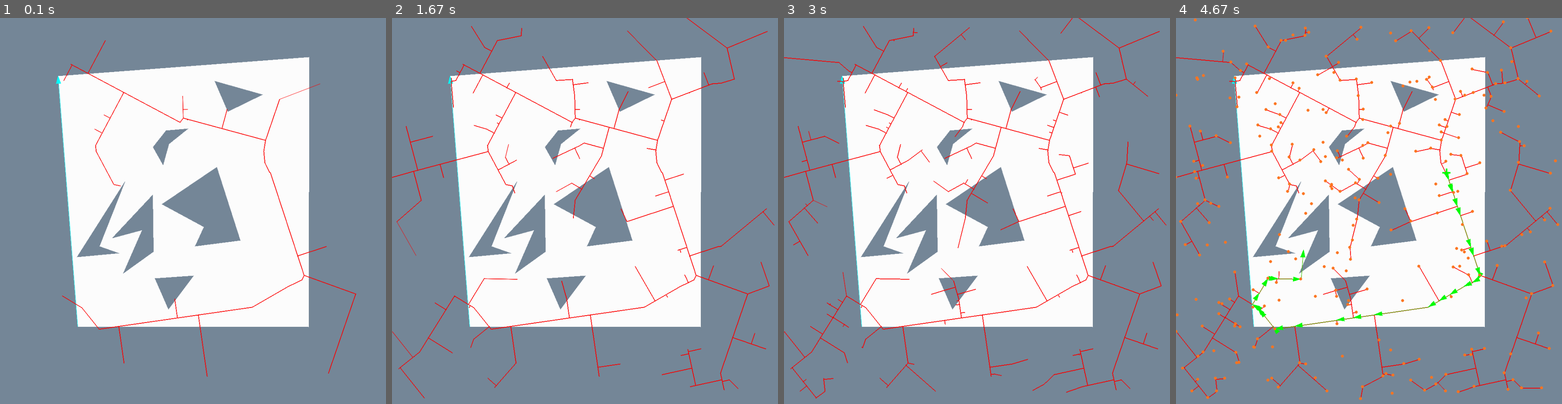
Above: before the commit, frames 1-4 (left to right).
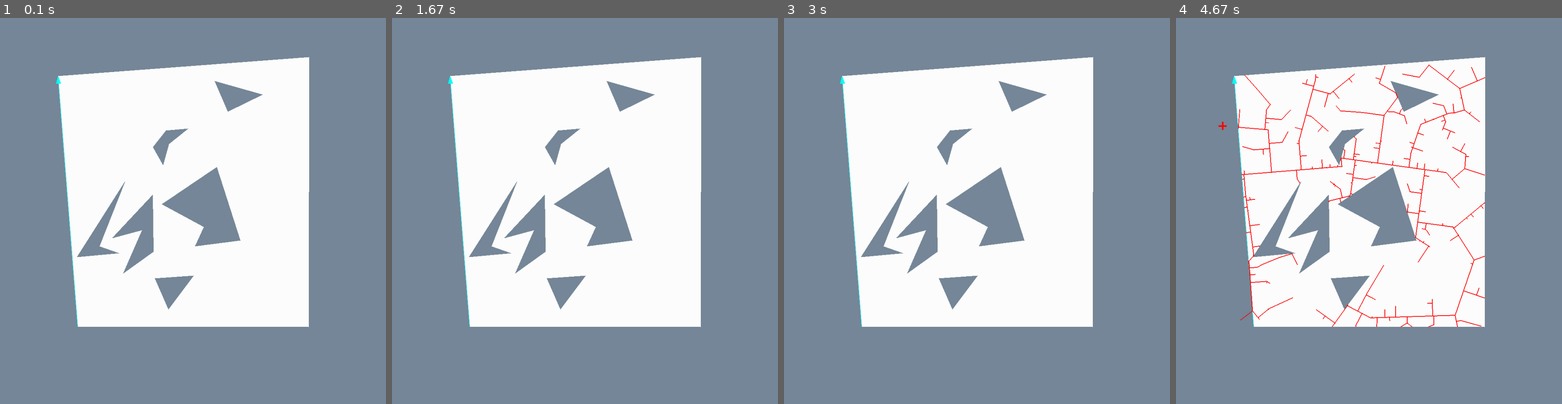
Above: after the commit, the same moments.

Repository: DoYouEvenStackSmash/planning-algorithms-exercises
Game: pygame game, started from src/ch5/random-dense-tree/tree_test.py
Two runs of this game, one before a commit and one after it. Both use one fixed random seed, a clock stepped at 60 frames per second and the inputs below.
Inputs (mouse positions are in pixels of both pictures, inside the frame that each line leads up to):
- Up to frame 1 (0.1 s): no input
- Up to frame 2 (1.67 s): no input
- Up to frame 3 (3 s): no input
- Up to frame 4 (4.67 s): move the mouse to (1357, 145) at 3.37 s; move the mouse to (1307, 83) at 3.87 s; move the mouse to (1222, 126) at 4.47 s

The runs differ from the first frame. In frame 1, 0.9% of the frame differs, in the area x 16-93%, y 5-93%; in frame 2, 2.2%; in frame 3, 2.9%; in frame 4, 6.6%, in the area x 0-100%, y 0-99%.

Commit message:
added rapidly exploring dense tree

Diff:
--- a/src/ch5/random-dense-tree/cell_decomp_support.py
+++ b/src/ch5/random-dense-tree/cell_decomp_support.py
@@ -6,6 +6,7 @@
 from render_support import MathFxns as mfn
 from render_support import TransformFxns as tfn
 from render_support import PygameArtFxns as pafn
+
 
 def adjust_angle(theta):
     """
--- a/src/ch5/random-dense-tree/helpers.py
+++ b/src/ch5/random-dense-tree/helpers.py
@@ -3,6 +3,7 @@
 from render_support import MathFxns as mfn
 from render_support import TransformFxns as tfn
 from render_support import PygameArtFxns as pafn
+from cell_decomp_support import *
 
 class V:
     def __init__(self, pt=None):
@@ -17,7 +18,7 @@
 
 
 def phase(complex_val):
-    checkfxn = lambda x: [0 if abs(x) < THRES else x]
+    checkfxn = lambda x: 0 if abs(x) < THRES else x
 
     r, i = checkfxn(complex_val.real), checkfxn(complex_val.imag)
 
@@ -58,7 +59,7 @@
     p = phase(complex_pt)
     x = xval(m, p) + center[0]
     y = yval(m, p) + center[1]
-    return x[0], y[0]
+    return (x, y)
 
 
 # Define a lambda function to normalize a complex number
@@ -73,61 +74,15 @@
 dist = lambda p1, p2: np.sqrt(np.square(p1[0] - p2[0]) + np.square(p1[1] - p2[1]))
 
 
-# Define a function to calculate the distance between intersecting points A, B, C, and T
-def get_intersect_dist(A, B, C, T):
-    # Convert points B, C, A, and T to complex numbers
-    eCB = cart2complex(B, C)
-    eCA = cart2complex(A, C)
-    eCT = cart2complex(T, C)
-
-    eAT = cart2complex(T,A)
-    eAC = cart2complex(C, A)
-    eAB = cart2complex(B, A)
-
-    eBT = cart2complex(T,B)
-    eBC = cart2complex(C,B)
-    eBA = cart2complex(A,B)
-
-    if ang(eAT / eAB) * ang(eAT / eAC) < 0 or ang(eBT / eBA) * ang(eBT / eBC) < 0:
-      return -1
-
-
-    # Calculate angles and distances for further calculations
-
-    theta = abs(ang(eAB / eAC))
-    ndist = np.cos(theta) * dist(A, C)
-
-    # Calculate the point N and the distance to the intersecting line
-    N = complex2cart(norm(eAB) * ndist, A)
-    if dist(A,N) > dist(A,B) or dist(B,N) > dist(A,B):
-      return -1
-
-    eCN = cart2complex(N, C)
-    alpha = ang(eCN / eCT)
-    mdist = ndist / np.cos(alpha)
-
-    # Calculate the point M and return the intersecting distance
-    M = complex2cart(norm(eCT) * mdist, C)
-    return mdist
-
-
 def addV2E(vlist, edge_set, edge, v_idx):
     edge_set.remove(edge)
     v1, v2 = edge
-    vlist[v1].adj.add(v_idx)
-    vlist[v2].adj.add(v_idx)
-    vlist[v1].adj.remove(v2)
-    vlist[v2].adj.remove(v1)
-    vlist[v_idx].adj.add(v1)
-    vlist[v_idx].adj.add(v2)
     edge_set.add((v1, v_idx))
     edge_set.add((v_idx, v2))
 
 
 def addV2V(vlist, edge_set, sv_idx, v_idx):
     edge_set.add((sv_idx, v_idx))
-    vlist[sv_idx].adj.add(v_idx)
-    vlist[v_idx].adj.add(sv_idx)
 
 
 def edge_region_test(edge, pt):
@@ -147,7 +102,7 @@
     )
     if (
         abs(np.angle(a / c)) < np.pi / 2
-        and abs(np.angle(b / (c * np.exp(1j * np.pi)))) < np.pi / 2
+        and abs(np.angle(b / (norm(c) * exp(1j * np.pi)))) < np.pi / 2
     ):
         return True
     return False
@@ -168,6 +123,9 @@
         cart2complex(pt, edge[1]),
         cart2complex(edge[1], edge[0]),
     )
+    if abs(c) == 0:
+        return pt
+
     h = mag(a)
     norm = lambda cv: cv / abs(cv)
     theta = abs(np.angle(a / c))
@@ -184,8 +142,9 @@
     el = list(edge_set)
     for i, e in enumerate(el):
         p1, p2 = vtx_list[e[0]].pt, vtx_list[e[1]].pt
-        if edge_region_test((p2, p1), tpt) or edge_region_test((p1, p2), tpt):
-            d = dist(get_normal_pt((p1, p2), tpt), tpt)
+        n = get_normal_pt((p1, p2), tpt)
+        d = dist(n, tpt)
+        if dist(n, p1) < dist(p1, p2) and dist(n, p2) < dist(p1, p2):
             if d < min_edist:
                 min_edist = d
                 min_eidx = i
@@ -200,29 +159,23 @@
         return el[min_eidx]
 
 
-def check_path(vlist, obs_edge_set, sv_idx, tpt,edge_set):
+def check_path(vlist, obs_edge_set, sv_idx, tpt, edge_set):
     sv = vlist[sv_idx].pt
     min_st_dist = float("Inf")
+    theta, dp = mfn.car2pol(sv, tpt)
     for e in obs_edge_set:
         p1, p2 = e
-        d = get_intersect_dist(p1, p2, sv, tpt)
-        # d2 = get_intersect_dist(p2, p1, sv, tpt)
-        d2 = d
-        if d < 0 and d2 < 0:
-            continue
-        if d < 0:
-          d = d2
-        if d2 < 0:
-          d2 = d
-
-        min_st_dist = min(min_st_dist, min(d2, d))
+        I = VerticalCellDecomposition.get_intersection_pt(p1, p2, sv, theta)
+        if test_for_intersection(p1, p2, sv, theta):
+            d = dist(I, sv)
+            min_st_dist = min(min_st_dist, d)
 
     theta, d = mfn.car2pol(sv, tpt)
     flag = False
     if min_st_dist > d:
-      min_st_dist = d
-      flag = True
-    npt = mfn.pol2car(sv, min_st_dist, theta)
+        min_st_dist = d
+        flag = True
+    npt = mfn.pol2car(sv, min_st_dist-1, theta)
     np_idx = len(vlist)
     npv = V(npt)
     vlist.append(npv)
@@ -230,7 +183,6 @@
     return flag
 
 
-
 def test_for_intersection(A, B, C, theta):
     """
     Test function for determining whether vector at origin C with angle theta
@@ -238,7 +190,7 @@
     Returns True/False
     """
     I = VerticalCellDecomposition.get_intersection_pt(A, B, C, theta)
-    T = mfn.pol2car(C, 1, theta)
+    T = mfn.pol2car(C, 0.1, theta)
     test_distance = mfn.euclidean_dist(T, I)
     curr_distance = mfn.euclidean_dist(C, I)
 
--- a/src/ch5/random-dense-tree/test_objects.py
+++ b/src/ch5/random-dense-tree/test_objects.py
@@ -117,6 +117,7 @@
     ID = dcel.create_face(bc, [obs_1, obs_2])
     return ID, dcel
 
+
 def sq_test_obj():
     bc = [
         (150, 150),
@@ -139,6 +140,6 @@
     obs_2 = [(419, 482), (528, 541), (505, 591), (622, 576), (561, 386)]
 
     ID = dcel.create_face(
-        bc, [[(308, 609), (257, 591), (323, 424), (199, 619)], x, a, b, c,obs_2]
+        bc, [[(308, 609), (257, 591), (323, 424), (199, 619)], x, a, b, c, obs_2]
     )
     return ID, dcel
--- a/src/ch5/random-dense-tree/tree_test.py
+++ b/src/ch5/random-dense-tree/tree_test.py
@@ -21,7 +21,7 @@
     returns a sequence of points
     """
     rng = np.random.default_rng(12345)
-    rand_val = lambda: (rng.uniform()) * ub#700 + 130
+    rand_val = lambda: (rng.uniform()) *700 + 130
     pl = []
     for i in range(k):
         x = rand_val()-10
@@ -29,48 +29,43 @@
         pl.append((x, y))
     return pl
 
+rng = np.random.default_rng()
+rand_val = lambda: (int(rng.uniform(0, 10)))
 
-def ml(screen, start, goal, obs_edge_set):
-    input_points = get_rand_sequence(600)
+def ml(screen, start, goal, obs_edge_set, input_points):
     vlist = [V(start)]
     edge_set = set()
-    rng = np.random.default_rng(12345)
-    rand_val = lambda: (int(rng.uniform(0, 100)))
-    reversed(input_points)
+    global rand_val
+    # reversed(input_points)
+    el = None
+
     for i in range(len(input_points)):
         tpt = input_points[i]
         if rand_val() == 1:
             tpt = goal
         f = get_nearest_feature(vlist, edge_set, tpt)
-        # print(f)
+        oreal = 0
         if len(f) > 1:
             vl1, vl2 = f
             v1, v2 = vlist[vl1], vlist[vl2]
             n = get_normal_pt((v1.pt, v2.pt), tpt)
             nv = V(n)
-            # n = get_normal_pt()
             nv_idx = len(vlist)
             vlist.append(nv)
             addV2E(vlist, edge_set, f, nv_idx)
+            oreal+=1
             f = [nv_idx]
         sv_idx = f[0]
+        foreal = len(edge_set)
         flag = check_path(vlist, obs_edge_set, sv_idx, tpt,edge_set)
-        for e in edge_set:
+        oreal += foreal - len(edge_set)
+        for e in list(edge_set)[-oreal:]:
             p1, p2 = vlist[e[0]].pt, vlist[e[1]].pt
             pafn.frame_draw_line(screen, (p1,p2),pafn.colors["red"])
-        pygame.display.update()
         if tpt == goal and flag:
-            el = list(edge_set)
-            # sortkey = lambda e:e[0]
-            # el = sorted(el, key=sortkey)
-            el = build_inverted_tree(el, 0)
-            print(el)
-            pth = get_path(el, 0, len(vlist)-1)
-            for p in pth:
-                print(p)
-                pafn.frame_draw_ray(screen, vlist[p[0]].pt, vlist[p[1]].pt, pafn.colors["green"])
-            pygame.display.update()
-
+            pth = get_path(build_inverted_tree(list(edge_set), 0), 0, len(vlist)-1)
+            for j,p in enumerate(pth):
+                pafn.frame_draw_bold_line(screen, [vlist[p[0]].pt, vlist[p[1]].pt], pafn.colors["lawngreen"])
             break
 
 
@@ -80,7 +75,6 @@
 edge_vtx = lambda e: e.get_source_vertex()
 
 def main():
-    pl = get_rand_sequence(300)
 
     pygame.init()
     screen = pafn.create_display(1000, 1000)
@@ -88,24 +82,32 @@
 
     ID, dcel = sq_test_obj()
     oel = dcel.construct_global_edge_list()
-    # el = []
     obs_edge_set = set()
-    print(oel)
     for e in oel:
         obs_edge_set.add((v2pt(edge_vtx(e)), v2pt(get_adj_succ(edge_vtx(e)))))
-        obs_edge_set.add((v2pt(edge_vtx(e)), v2pt(get_adj_pred(edge_vtx(e)))))
+    input_points = get_rand_sequence(300)
 
-    # el =
-    # screen = pafn.create_display(1000, 1000)
     draw_face(screen, dcel, ID)
     pygame.display.update()
     s = (330,600)
     g = (700,400)
-    ml(screen, g,s,obs_edge_set)
+    last = None
+    time.sleep(3)
+    while 1:
+        for event in pygame.event.get():
+            if event.type == pygame.MOUSEBUTTONDOWN:
+                sys.exit()
+            goal = pygame.mouse.get_pos()
+            if goal == last:
+                continue
+            last = goal
+            pafn.clear_frame(screen)
+            draw_face(screen, dcel, ID)
+            ml(screen, g,goal,obs_edge_set,input_points)
+            pafn.frame_draw_cross(screen, goal, pafn.colors["red"])
 
-    pafn.frame_draw_cross(screen, g, pafn.colors["green"])
-    for p in pl:
-        pafn.frame_draw_dot(screen, p, pafn.colors["tangerine"])
+            pygame.display.update()
+
     pygame.display.update()
     time.sleep(3)
 
--- a/src/ch5/random-dense-tree/triangle-driver.py
+++ /dev/null
@@ -1,387 +0,0 @@
-#!/usr/bin/python3
-import pygame
-from render_support import GeometryFxns as gfn
-from render_support import MathFxns as mfn
-from render_support import TransformFxns as tfn
-from render_support import PygameArtFxns as pafn
-import time
-import sys
-import numpy as np
-
-WHITE = 0
-GRAY = 1
-BLACK = 2
-
-
-class Vertex:
-    def __init__(self, coordinate):
-        self.pt = coordinate
-        self.neighbor_set = set()
-        self.visited = WHITE
-        self.neighbor_counter = 0
-
-    def get_coord(self):
-        return self.pt
-
-    # def add_neighbor(self, target_pt):
-    #   self.neighbor_list.append(target_pt)
-
-
-class Edge:
-    def __init__(self, pt1, pt2):
-        self.pt1 = pt1
-        self.pt2 = pt2
-
-    def get_triangle_theta(self, new_pt):
-        delta1 = abs(get_delta_theta(self.pt2, self.pt1, new_pt))
-        delta2 = abs(get_delta_theta(self.pt1, self.pt2, new_pt))
-        return delta1 + delta2
-
-    def get_out_of_normal(self, new_pt):
-        delta2 = abs(get_delta_theta(self.pt1, self.pt2, new_pt))
-        delta1 = abs(get_delta_theta(self.pt2, self.pt1, new_pt))
-        return delta1 > np.pi / 2 or delta2 > np.pi / 2
-
-    def get_triangle_perimeter(self, new_pt):
-        r1 = mfn.euclidean_dist(self.pt1, new_pt)
-        r2 = mfn.euclidean_dist(self.pt2, new_pt)
-
-    def get_normal_dist(self, new_pt):
-        h = mfn.euclidean_dist(self.pt1, new_pt)
-        theta = abs(get_delta_theta(self.pt2, self.pt1, new_pt))
-        return np.sin(theta) * h
-
-    def get_normal_pt(self, new_pt):
-        h = mfn.euclidean_dist(self.pt1, new_pt)
-        theta = abs(get_delta_theta(self.pt2, self.pt1, new_pt))
-        direction, r = mfn.car2pol(self.pt1, self.pt2)
-        d = h * np.cos(theta)
-        normal_pt = mfn.pol2car(self.pt1, d, direction)
-        return normal_pt
-
-    def break_edge(self, new_pt):
-        d1 = mfn.euclidean_dist(self.pt1, new_pt)
-        d2 = mfn.euclidean_dist(self.pt2, new_pt)
-        new_edge = None
-        if d1 < d2:
-            new_edge = Edge(self.pt1, new_pt)
-            self.pt1 = new_pt
-        else:
-            new_edge = Edge(new_pt, self.pt2)
-            self.pt2 = new_pt
-        # self.pt2 = new_pt
-        return new_edge
-
-    def get_pts(self):
-        return (self.pt1, self.pt2)
-
-
-def gen_van_der_corput(k_bits=4):
-    """
-    Generates van der corput sequence with k_bits
-    Returns a list of floats between [0,1]
-    """
-
-    max_val = np.square(k_bits)
-    seq = []
-    for i in range(max_val):
-        k = bin(i)[2:][::-1]
-        print(k)
-        if len(k) < k_bits:
-            k = k + f"{(k_bits - len(k)) * '0'}"
-        n = 0
-        for j in range(len(k)):
-            n += int(k[-1 - j]) * np.power(2, j)
-        seq.append(np.divide(n, max_val))
-    return seq
-
-
-def adjust_angle(theta):
-    """
-    adjusts some theta to arctan2 interval [0,pi] and [-pi, 0]
-    """
-    if theta > np.pi:
-        theta = theta + -2 * np.pi
-    elif theta < -np.pi:
-        theta = theta + 2 * np.pi
-
-    return theta
-
-
-def get_delta_theta(endpoint_1, vertex, endpoint_2):
-    theta1, rad1 = mfn.car2pol(vertex, endpoint_1)
-    theta2, rad2 = mfn.car2pol(vertex, endpoint_2)
-
-    delta_theta = adjust_angle(theta2 - theta1)
-    return delta_theta
-
-
-def add_new_edge(edge_list, point_set, target_pt):
-    nearest_el = []
-    sortkey = lambda et: et[0]
-    # get distance to all valid edges
-    for i in range(len(edge_list)):
-        if not edge_list[i].get_out_of_normal(target_pt):
-            nearest_el.append((edge_list[i].get_normal_dist(target_pt), i))
-
-    # get distance to all points
-    nearest_pts = []
-    for pt in point_set:
-        nearest_pts.append((mfn.euclidean_dist(pt, target_pt), pt))
-    # nearest_pts.append((1e9, (-1, -1)))
-    nearest_pts = sorted(nearest_pts, key=sortkey)
-    # print(nearest_pts)
-    nearest_el = sorted(nearest_el, key=sortkey)
-    edge_dist = 1e9  # set edge dist to some big constant
-    pt_dist = 1e9
-    if not len(nearest_pts) and not len(nearest_el):
-        point_set.add(target_pt)
-        return
-
-    if len(nearest_el):
-        edge_dist = nearest_el[0][0]
-
-    pt_dist = nearest_pts[0][0]
-    new_edge = None
-    if pt_dist < edge_dist:
-        new_edge = Edge(nearest_pts[0][1], target_pt)
-    else:
-        norm_pt = edge_list[nearest_el[0][1]].get_normal_pt(target_pt)
-        print(norm_pt)
-        intermediate_edge = edge_list[nearest_el[0][1]].break_edge(norm_pt)
-        edge_list.append(intermediate_edge)
-        point_set.add(norm_pt)
-        new_edge = Edge(norm_pt, target_pt)
-
-    point_set.add(target_pt)
-    edge_list.append(new_edge)
-
-
-def get_nearest_pt(edge_list, point_set, target_pt):
-    nearest_el = []
-    sortkey = lambda et: et[0]
-    # get distance to all valid edges
-    for i in range(len(edge_list)):
-        if not edge_list[i].get_out_of_normal(target_pt):
-            nearest_el.append((edge_list[i].get_normal_dist(target_pt), i))
-
-    # get distance to all points
-    nearest_pts = []
-    for pt in point_set:
-        nearest_pts.append((mfn.euclidean_dist(pt, target_pt), pt))
-
-    nearest_pts = sorted(nearest_pts, key=sortkey)
-
-    nearest_el = sorted(nearest_el, key=sortkey)
-    edge_dist = 1e9  # set edge dist to some big constant
-    pt_dist = 1e9
-
-    if len(nearest_el):
-        edge_dist = nearest_el[0][0]
-
-    pt_dist = nearest_pts[0][0]
-    new_edge = None
-    nearest_pt = None
-    if pt_dist < edge_dist:
-        nearest_pt = nearest_pts[0][1]
-    else:
-        nearest_pt = edge_list[nearest_el[0][1]].get_normal_pt(target_pt)
-
-    return nearest_pt
-
-
-def interactive_triangle_test(screen):
-    endpt_1 = (500, 500)
-    endpt_2 = (600, 600)
-    point_set = {endpt_1, endpt_2}
-    edge_list = [Edge(endpt_1, endpt_2)]
-    for e in edge_list:
-        pt1, pt2 = e.get_pts()
-        pafn.frame_draw_dot(screen, pt1, pafn.colors["white"])
-        pafn.frame_draw_dot(screen, pt2, pafn.colors["white"])
-        pafn.frame_draw_line(screen, (pt1, pt2), pafn.colors["indigo"])
-    pygame.display.update()
-    while 1:
-        for event in pygame.event.get():
-            if event.type == pygame.MOUSEBUTTONDOWN:
-                p = pygame.mouse.get_pos()
-                pafn.clear_frame(screen)
-
-                add_new_edge(edge_list, point_set, p)
-                for e in edge_list:
-                    pt1, pt2 = e.get_pts()
-                    pafn.frame_draw_dot(screen, pt1, pafn.colors["white"])
-                    pafn.frame_draw_dot(screen, pt2, pafn.colors["white"])
-                    pafn.frame_draw_line(screen, (pt1, pt2), pafn.colors["indigo"])
-                pygame.display.update()
-
-
-def generate_points(origin=(500, 500), dim=500, input_sequence=[]):
-    """
-    Generates a sequence of points
-    returns a list of (x,y)
-    """
-    pl = []
-    x, y = origin
-    for i in input_sequence:
-        val = i - 0.5
-        x = dim * val + dim
-        y = dim * 2 - x
-        pl.append((x, x))
-    return pl
-
-
-def get_rand_sequence(k=32):
-    """
-    Generates a random sequence of floats between 0,1000
-    returns a sequence of points
-    """
-    rng = np.random.default_rng(12345)
-    rand_val = lambda: (rng.uniform()) * 1000
-    pl = []
-    for i in range(k):
-        x = rand_val()
-        y = rand_val()
-        pl.append((x, y))
-    return pl
-
-
-def sequence_test(screen, input_points):
-    edge_list = []
-    point_set = set()
-    for p in input_points:
-        # pafn.frame_draw_dot(i)
-        pafn.clear_frame(screen)
-
-        add_new_edge(edge_list, point_set, p)
-        for e in edge_list:
-            pt1, pt2 = e.get_pts()
-            pafn.frame_draw_dot(screen, pt1, pafn.colors["white"])
-            pafn.frame_draw_dot(screen, pt2, pafn.colors["white"])
-            pafn.frame_draw_line(screen, (pt1, pt2), pafn.colors["indigo"])
-        pygame.display.update()
-        time.sleep(0.01)
-
-
-def get_farthest_pt(obstacle_list, point_list, distance_thres=30):
-    last_pt = None
-    for i in range(len(point_list)):
-        p = point_list[i]
-        for o in obstacle_list:
-            d = mfn.euclidean_dist(p, o)
-            if d < distance_thres:
-                print("breaking")
-                return last_pt
-        last_pt = p
-    return last_pt
-
-
-def sequence_with_goal_test(screen, input_points, goal_pt=(900, 100)):
-    """
-    Demonstrates RDT implementation
-    """
-    obs_list = get_rand_sequence(40)
-
-    obs_rad = 20
-
-    edge_list = []
-    initial_point = (100, 900)
-    point_set = {initial_point}
-    step_size = obs_rad / 4
-    rng = np.random.default_rng(32345)
-    rand_val = lambda: (int(rng.uniform(0, 100)))
-    for i in range(len(input_points)):
-        p = input_points[i]
-        if rand_val() == 1:
-            p = goal_pt
-        nearest_pt = get_nearest_pt(edge_list, point_set, p)
-        step_count = (
-            100  # max(int(mfn.euclidean_dist(nearest_pt, p) / step_size), 10) * 2
-        )
-        point_list = gfn.lerp_list(nearest_pt, p, step_count)
-
-        # print(point_list)
-
-        target_pt = get_farthest_pt(obs_list, point_list, 70)
-        if target_pt != None:
-            add_new_edge(edge_list, point_set, target_pt)
-        for e in edge_list:
-            pt1, pt2 = e.get_pts()
-            pafn.frame_draw_dot(screen, pt1, pafn.colors["white"])
-            pafn.frame_draw_dot(screen, pt2, pafn.colors["white"])
-            pafn.frame_draw_line(screen, (pt1, pt2), pafn.colors["indigo"])
-        for o_center in obs_list:
-            pafn.frame_draw_dot(screen, o_center, pafn.colors["red"], obs_rad, obs_rad)
-
-        pygame.display.update()
-        time.sleep(0.05)
-        if target_pt == goal_pt:
-            print("path found!")
-            break
-
-    vertex_dict = {}
-    for pt in point_set:
-        vertex_dict[pt] = Vertex(pt)
-
-    for edge in edge_list:
-        p1, p2 = edge.get_pts()
-        vertex_dict[p1].neighbor_set.add(p2)
-        vertex_dict[p2].neighbor_set.add(p1)
-
-    for vertex in vertex_dict:
-        vertex_dict[vertex].neighbor_set = list(vertex_dict[vertex].neighbor_set)
-    # queue = []
-    stack = []  # stack.append(), stack.pop()
-    curr_vertex = vertex_dict[initial_point]
-    curr_vertex.visited = GRAY
-    stack.append(curr_vertex)
-
-    while stack[-1].get_coord() != target_pt:
-        if stack[-1].neighbor_counter < len(stack[-1].neighbor_set):
-            stack[-1].neighbor_counter += 1
-            if (
-                vertex_dict[
-                    stack[-1].neighbor_set[stack[-1].neighbor_counter - 1]
-                ].visited
-                == WHITE
-            ):
-                stack.append(
-                    vertex_dict[stack[-1].neighbor_set[stack[-1].neighbor_counter - 1]]
-                )
-                stack[-1].visited = GRAY
-        else:
-            stack[-1].visited = BLACK
-            stack.pop()
-
-    for v in range(1, len(stack)):
-        pafn.frame_draw_cross(screen, stack[v - 1].get_coord(), pafn.colors["yellow"])
-        pafn.frame_draw_bold_line(
-            screen,
-            (stack[v - 1].get_coord(), stack[v].get_coord()),
-            pafn.colors["green"],
-        )
-        pygame.display.update()
-        time.sleep(0.1)
-
-    pafn.frame_draw_cross(screen, initial_point, pafn.colors["yellow"])
-    pafn.frame_draw_cross(screen, goal_pt, pafn.colors["yellow"])
-    pygame.display.update()
-
-    time.sleep(5)
-    sys.exit()
-
-
-def main():
-    pl = get_rand_sequence(600)
-
-    pygame.init()
-    screen = pafn.create_display(1000, 1000)
-    pafn.clear_frame(screen)
-    pygame.display.update()
-    time.sleep(3)
-
-    sequence_with_goal_test(screen, pl)
-
-
-if __name__ == "__main__":
-    main()
